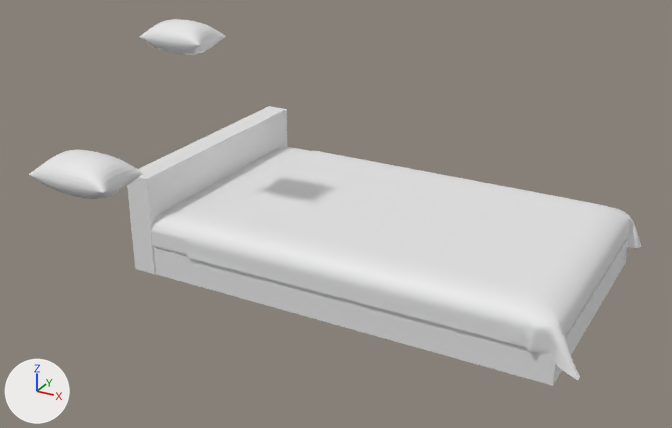
One commit to the FBX model game/bed and pillow.fbx: the scene before it, then after it.
Camera for both pictures: a camera (50 mm lens) standing at (9.45, -22.51, 12.1) and looking at (-1.13, -3.27, 2.48). The axes (+X, +Y, +Z) are drawn at lower left. The lights are the same throughout. The first picture is the older version. Where no turn or scale is listed for an object, it has been applied to the vertices.

Before the edit, the objects in view are built like this:
```python
me_cube_004 = bpy.data.meshes.new('Cube.004')
me_cube_004.from_pydata(...)  # 16242 vertices, 16236 faces; spans x -6.42..6.24, y -3.78..3.77, z -1.19..1.82
me_plane_001 = bpy.data.meshes.new('Plane.001')
me_plane_001.from_pydata(...)  # 970 vertices, 968 faces; spans x -1.01..1.01, y -0.65..0.65, z -0.44..0.44
me_plane_003 = bpy.data.meshes.new('Plane.003')
me_plane_003.from_pydata(...)  # 10404 vertices, 10201 faces; spans x -5.7..5.6, y -3.97..4.14, z -1.63..-0.09
ob_cube = bpy.data.objects.new('Cube', me_cube_004)
ob_cube.location = (-1.27, 0.07, 0.66)
ob_plane = bpy.data.objects.new('Plane', me_plane_001)
ob_plane.location = (-3.68, -9.29, 5.15)
ob_plane_002 = bpy.data.objects.new('Plane.002', me_plane_003)
ob_plane_002.location = (0.01, 0.03, 1.45)
# also in view: 'Plane.001' at (-6.27, -2.55, 6.35)
```
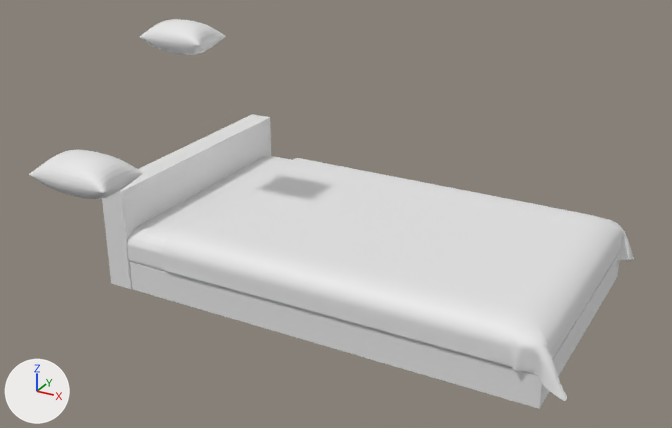
Commit message: updated bed

Boxes (x1, y1, x2, y2) around the edits, measured in the pictures (672 x 428 px):
```json
{"object": "Plane.002", "change": "moved", "before": [186, 151, 642, 380], "after": [162, 158, 634, 401]}
{"object": "Cube", "change": "reshaped, moved", "before": [127, 106, 628, 386], "after": [127, 156, 622, 373]}
{"object": "Cube.002", "change": "added", "after": [102, 114, 620, 409]}
{"part": 1, "of": "me_cube_004", "change": "deleted", "before": [153, 240, 628, 386]}
```

Scene script edits in JSON lines:
```json
{"block": "me_cube_004", "where": "# used by ob_cube; location = (-1.27, 0.07, 0.66)"}
{"op": "remove", "block": "me_cube_004", "code": "me_cube_004.from_pydata(...)  # 16242 vertices, 16236 faces; spans x -6.42..6.24, y -3.78..3.77, z -1.19..1.82"}
{"op": "add", "block": "me_cube_004", "code": "me_cube_004.from_pydata(...)  # 16226 vertices, 16224 faces; spans x -6.19..6.19, y -3.77..3.77, z -0.66..0.66"}
{"block": "me_cube_004", "change": "me_cube_004 part 1: the loose piece of 8 vertices spanning x -5.82..6.24, y -3.74..3.7, z -1.19..-0.33 is deleted"}
{"block": "me_cube_004", "change": "other edits to the shape of me_cube_004 do not show in these pictures"}
{"op": "add", "block": "me_cube_002", "code": ["me_cube_002 = bpy.data.meshes.new('Cube.002')", "me_cube_002.from_pydata(...)  # a box spanning x -5.82..6.24, y -3.74..3.7, z -1.19..-0.33; a box spanning x -6.42..-5.7, y -3.78..3.74, z -1.18..1.82"]}
{"op": "set", "path": "ob_cube.location", "old": "(-1.27, 0.07, 0.66)", "new": "(-1.21, -0.99, 0.66)"}
{"op": "set", "path": "ob_plane_002.location", "old": "(0.01, 0.03, 1.45)", "new": "(0.01, -1.04, 1.52)"}
{"op": "add", "block": "ob_cube_002", "code": ["ob_cube_002 = bpy.data.objects.new('Cube.002', me_cube_002)", "ob_cube_002.location = (-1.27, -0.99, 0.66)"]}
```
